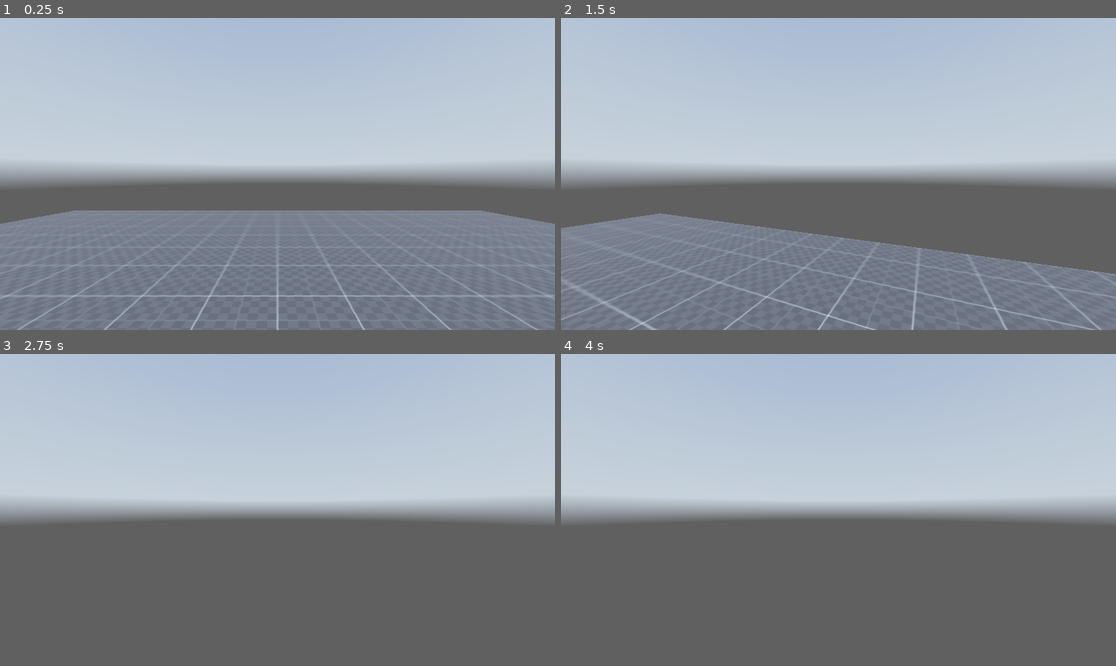
Above: before the commit, frames 1-4 (two rows, left to right).
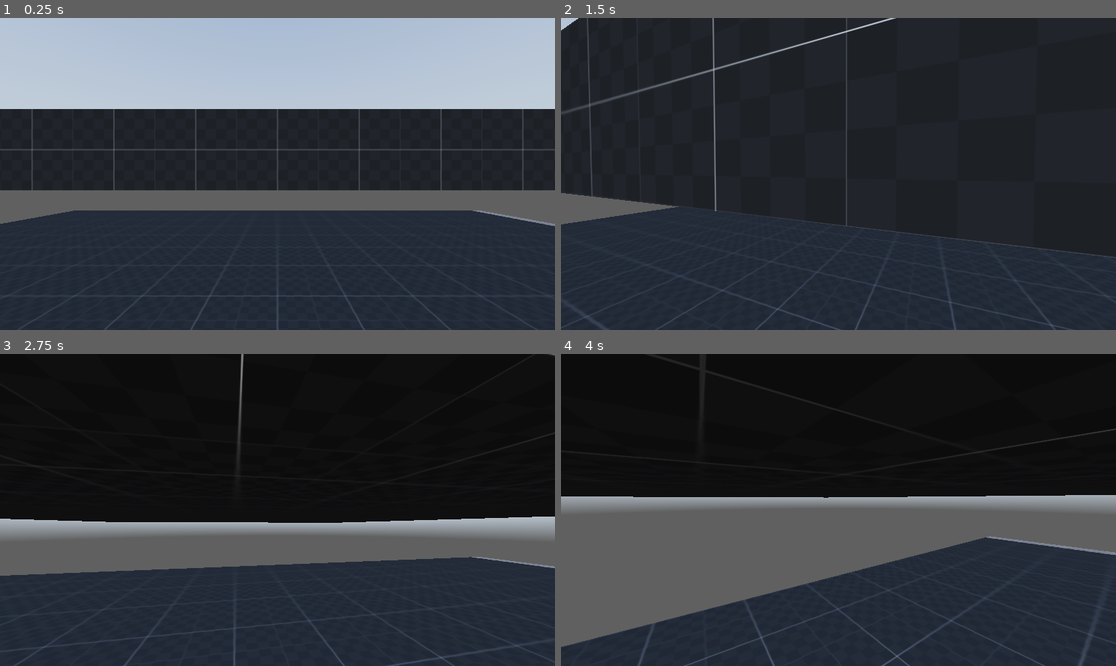
Above: after the commit, the same moments.

Repository: bonsaipropaganda/first-person-controller
Game: Godot game, scene res://scenes/world.tscn
The game is run twice, just before and just after one commit, with the same random seed, the same clock (stepped at 60 frames per second) and the same inputs. A sky picture missing from this copy of the repository is replaced by a grey-blue gradient.
Inputs (mouse positions are in pixels of both pictures, inside the frame that each line leads up to):
- Up to frame 1 (0.25 s): no input
- Up to frame 2 (1.5 s): tap Enter (ui_accept) at 0.5, 0.77 s; move the mouse to (866, 174) at 0.52 s; hold Ctrl (crouch) 0.53-1.28 s; hold W (forward) from 0.53 s (still down); tap Shift (sprint) at 0.8, 1.35 s; move the mouse to (810, 174) at 1.27 s
- Up to frame 3 (2.75 s): keep holding W (forward); tap Enter (ui_accept) at 1.52 s; tap Ctrl (crouch) at 1.55 s; move the mouse to (288, 503) at 2.02 s; hold Ctrl (crouch) from 2.03 s (still down); tap Shift (sprint) at 2.3 s
- Up to frame 4 (4 s): keep holding W (forward); move the mouse to (832, 516) at 2.77 s; release Ctrl (crouch) at 2.78 s; tap Shift (sprint) at 2.85, 3.8 s; tap Enter (ui_accept) at 3.02, 3.77 s; tap Ctrl (crouch) at 3.05 s; move the mouse to (877, 513) at 3.52 s; hold Ctrl (crouch) from 3.53 s (still down)

The runs differ from the first frame. In frame 1, 64% of the frame differs, in the area x 0-100%, y 29-100%; in frame 2, 99%, in the area x 0-100%, y 0-100%; in frame 3, 90%; in frame 4, 80%.

Commit message:
finished part 1

Diff:
--- a/code/player.gd
+++ b/code/player.gd
@@ -1,15 +1,27 @@
 extends CharacterBody3D
 
+# player nodes
+@onready var head = $Head
+@onready var standing_shape = $StandingShape
+@onready var crouch_shape = $CrouchShape
+@onready var ray_cast_3d = $RayCast3D
 
-
+# speed vars
 var current_speed = 5.0
+var lerp_speed = 10
 const walk_speed = 5
 const sprint_speed = 8
 const crouch_speed = 3
 
+
+# Input
+var mouse_sen = 0.4
+var direction = Vector3.ZERO
 const JUMP_VELOCITY = 4.5
 
-var mouse_sen = 0.4
+# camera/head height
+var crouch_height = 1.3
+var normal_height = 1.8
 
 # Get the gravity from the project settings to be synced with RigidBody nodes.
 var gravity = ProjectSettings.get_setting("physics/3d/default_gravity")
@@ -18,17 +30,40 @@
 	Input.set_mouse_mode(Input.MOUSE_MODE_CAPTURED)
 
 func _input(event):
+	# camera movement
 	if event is InputEventMouseMotion:
 		rotate_y(deg_to_rad(-event.relative.x * mouse_sen))
+		head.rotate_x(deg_to_rad(-event.relative.y * mouse_sen))
+		head.rotation.x = clamp(head.rotation.x,deg_to_rad(-89),deg_to_rad(89))
 
 func _physics_process(delta):
+	# release the mouse
 	if Input.is_action_just_pressed("escape"):
 		Input.set_mouse_mode(Input.MOUSE_MODE_VISIBLE)
 
-	if Input.is_action_pressed("sprint"):
-		current_speed = sprint_speed
-	else:
-		current_speed = walk_speed
+	# crouching
+
+	# crouching is checked first because it overrides other movement types
+	if Input.is_action_pressed("crouch"):
+		current_speed = crouch_speed
+		head.position.y = lerp(head.position.y, crouch_height, delta * lerp_speed)
+		# sets the appropriate collision shape
+		standing_shape.disabled = true
+		crouch_shape.disabled = false
+
+	# standing
+
+	# check if something is above your head before letting you stand
+	elif !ray_cast_3d.is_colliding():
+		standing_shape.disabled = false
+		crouch_shape.disabled = true
+		# head is at normal position
+		head.position.y = lerp(head.position.y, normal_height, delta * lerp_speed)
+		# if not crouching you can sprint/walk
+		if Input.is_action_pressed("sprint"):
+			current_speed = sprint_speed
+		else:
+			current_speed = walk_speed
 
 	# Add the gravity.
 	if not is_on_floor():
@@ -41,7 +76,7 @@
 	# Get the input direction and handle the movement/deceleration.
 	# As good practice, you should replace UI actions with custom gameplay actions.
 	var input_dir = Input.get_vector("left", "right", "forward", "backward")
-	var direction = (transform.basis * Vector3(input_dir.x, 0, input_dir.y)).normalized()
+	direction = lerp(direction,(transform.basis * Vector3(input_dir.x, 0, input_dir.y)).normalized(), delta * lerp_speed)
 	if direction:
 		velocity.x = direction.x * current_speed
 		velocity.z = direction.z * current_speed
--- a/scenes/player.tscn
+++ b/scenes/player.tscn
@@ -1,17 +1,28 @@
-[gd_scene load_steps=3 format=3 uid="uid://ca4qk3u7403fh"]
+[gd_scene load_steps=4 format=3 uid="uid://ca4qk3u7403fh"]
 
 [ext_resource type="Script" path="res://code/player.gd" id="1_w1ys7"]
 
 [sub_resource type="CapsuleShape3D" id="CapsuleShape3D_htdn1"]
 
+[sub_resource type="CapsuleShape3D" id="CapsuleShape3D_nwf7m"]
+height = 1.3
+
 [node name="Player" type="CharacterBody3D"]
 script = ExtResource("1_w1ys7")
 
-[node name="CollisionShape3D" type="CollisionShape3D" parent="."]
+[node name="StandingShape" type="CollisionShape3D" parent="."]
 transform = Transform3D(1, 0, 0, 0, 1, 0, 0, 0, 1, 0, 1, 0)
 shape = SubResource("CapsuleShape3D_htdn1")
+
+[node name="CrouchShape" type="CollisionShape3D" parent="."]
+transform = Transform3D(1, 0, 0, 0, 1, 0, 0, 0, 1, 0, 0.652408, 0)
+shape = SubResource("CapsuleShape3D_nwf7m")
+disabled = true
 
 [node name="Head" type="Node3D" parent="."]
 transform = Transform3D(1, 0, 0, 0, 1, 0, 0, 0, 1, 0, 1.8, 0)
 
 [node name="Camera3D" type="Camera3D" parent="Head"]
+
+[node name="RayCast3D" type="RayCast3D" parent="."]
+target_position = Vector3(0, 2, 0)
--- a/scenes/world.tscn
+++ b/scenes/world.tscn
@@ -30,6 +30,12 @@
 size = Vector3(20, 1, 20)
 material = SubResource("StandardMaterial3D_xpil4")
 
+[node name="CSGBox3D2" type="CSGBox3D" parent="Stage"]
+transform = Transform3D(1, 0, 0, 0, 1, 0, 0, 0, 1, 0, 2.09718, -12.4849)
+use_collision = true
+size = Vector3(20, 1, 20)
+material = SubResource("StandardMaterial3D_xpil4")
+
 [node name="Env" type="Node3D" parent="."]
 
 [node name="WorldEnvironment" type="WorldEnvironment" parent="Env"]
